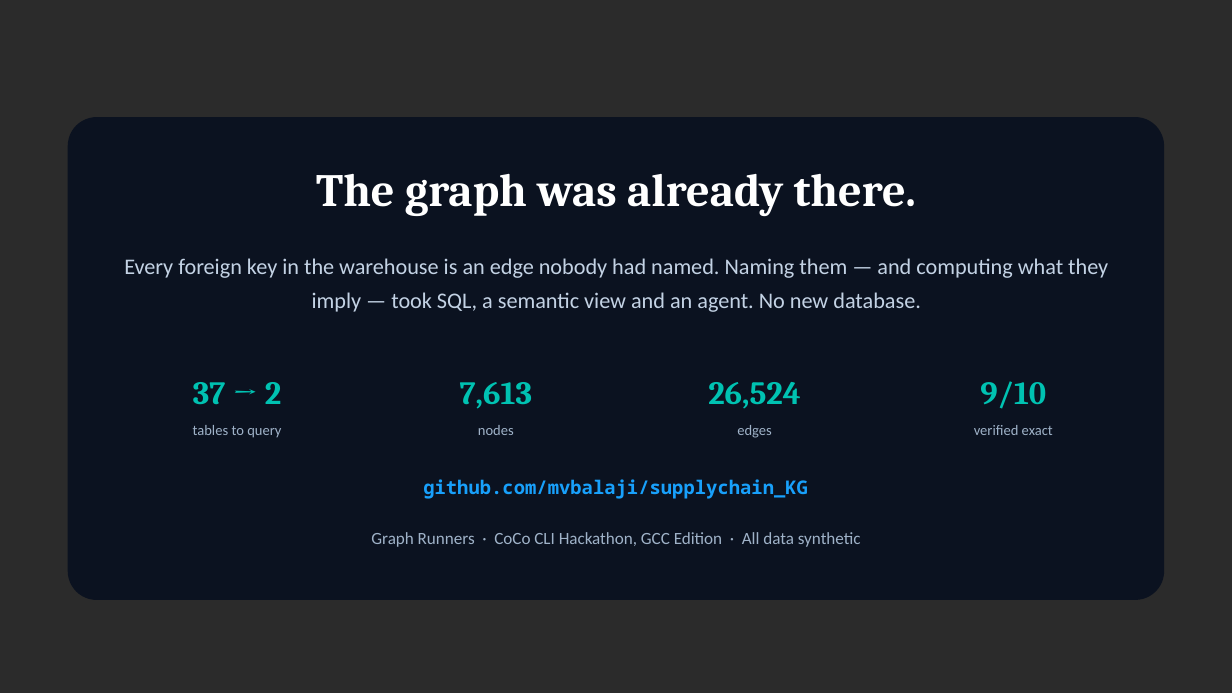
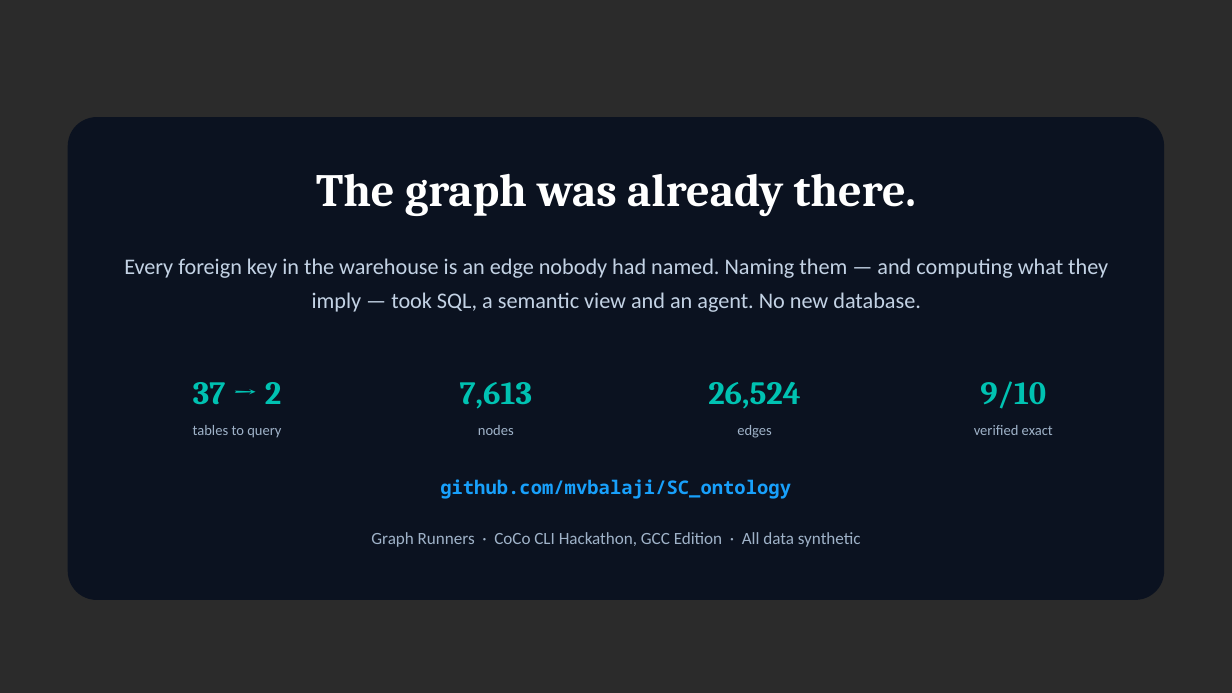
Before and after one commit to mvbalaji/SC_ontology, a slide deck: slide 50 of CoCo_Hackathon_SupplyChainKG_Submission.pptx. Drawn at 1232x693 pixels with LibreOffice and Linux fonts; fonts in the diff are those of the drawing; background and template pictures are left out; a plain dark background stands for a picture behind light text. Boxes give left, top, right and bottom in pixels: in the first picture for what was removed or moved away, otherwise in the second. Text is boxed around its words. In the diff, an @@ line names an element or a change of style, - is before the commit and + after.

```diff
--- a/CoCo_Hackathon_SupplyChainKG_Submission.pptx
+++ b/CoCo_Hackathon_SupplyChainKG_Submission.pptx
@@ text at [440, 479, 791, 499]: text changed @@
-github.com/mvbalaji/supplychain_KG
+github.com/mvbalaji/SC_ontology
```
Also in this commit, not shown: 6 other slides changed, 8 other files.
